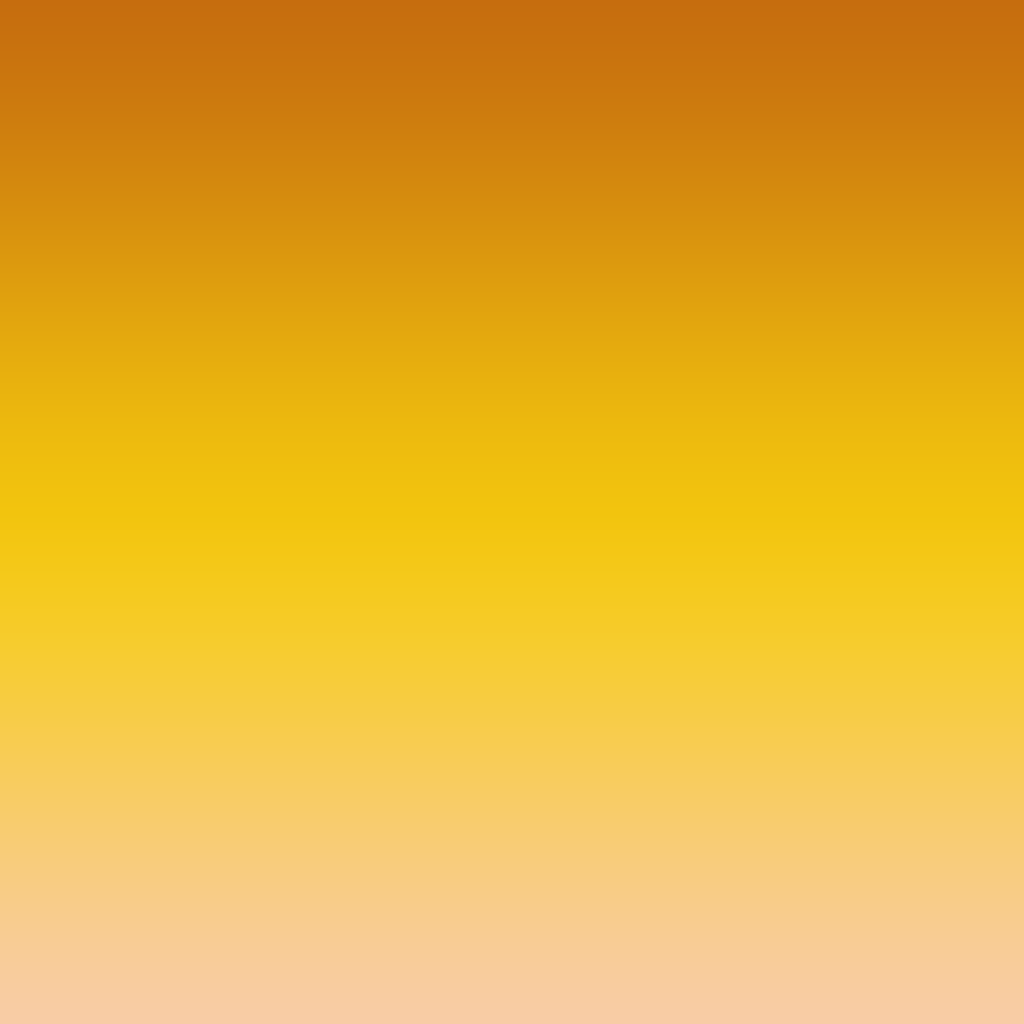
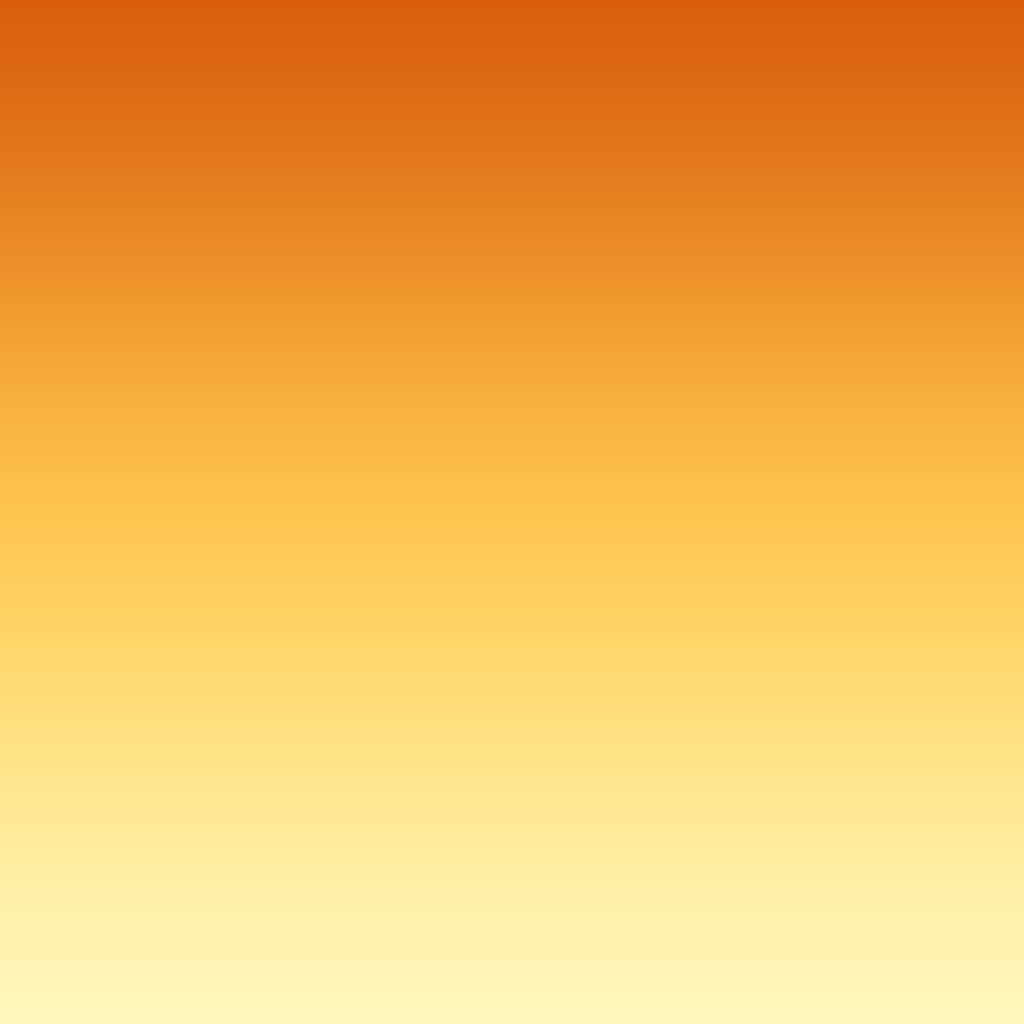
Two versions of the same layered image (w=1024, h=1024). Layer-by-layer changes:
painted on "Gradient Fill 1" over [0,0,1024,1024]
